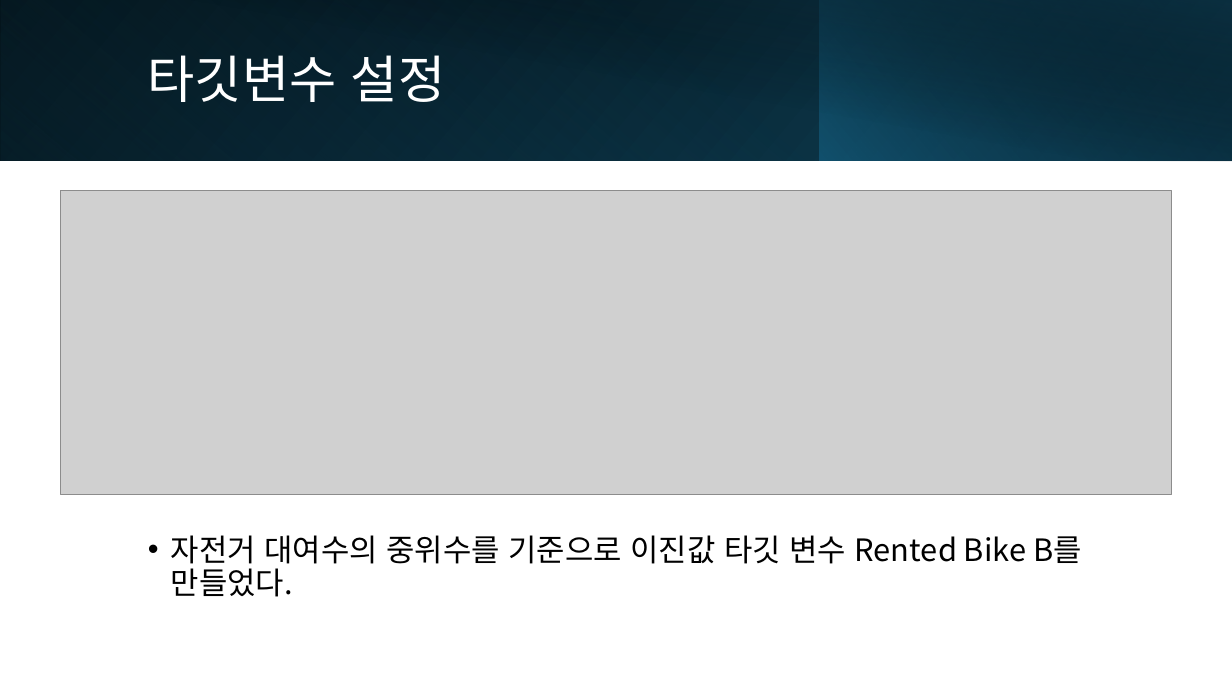
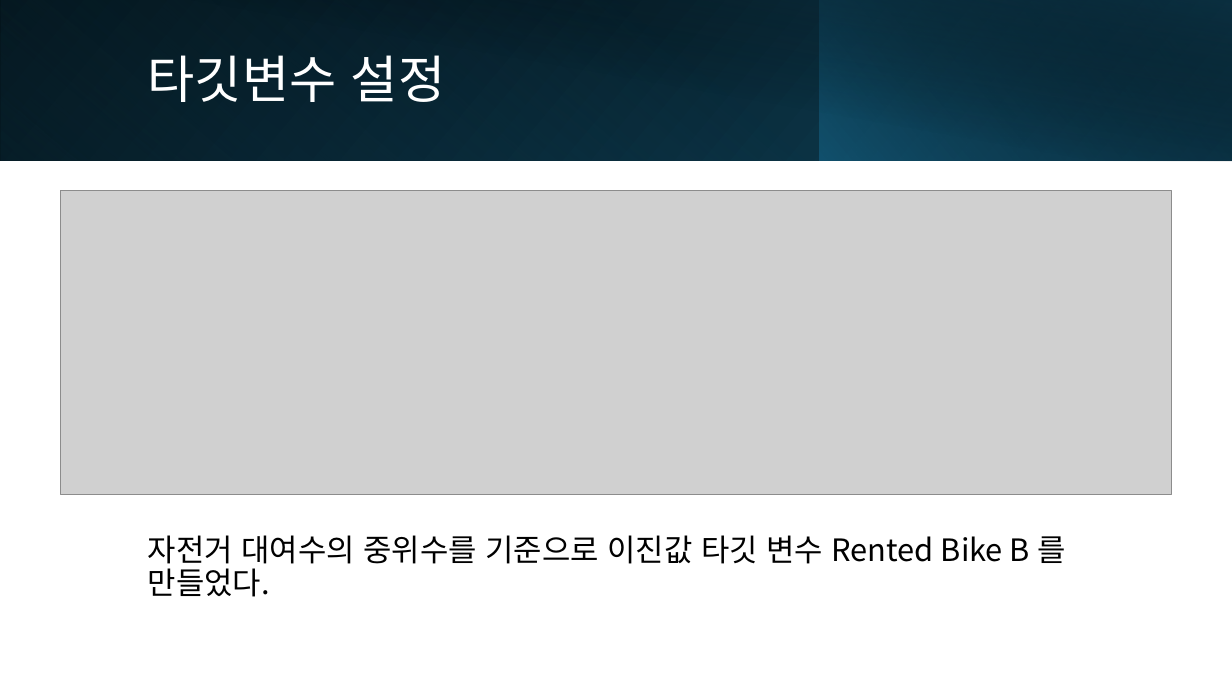
Before and after one commit to shdhkim/BikeRentalAnalysis, a slide deck: slide 5 of 자전거 대여 분석 프로젝트.pptx. Drawn at 1232x693 pixels with LibreOffice and Linux fonts; fonts in the diff are those of the drawing; grey boxes stand for pictures. Boxes give left, top, right and bottom in pixels: in the first picture for what was removed or moved away, otherwise in the second. Text is boxed around its words. In the diff, an @@ line names an element or a change of style, - is before the commit and + after.

```diff
--- a/자전거 대여 분석 프로젝트.pptx
+++ b/자전거 대여 분석 프로젝트.pptx
@@ text at bbox=[148, 535, 1065, 597]: text changed @@
-• 자전거 대여수의 중위수를 기준으로 이진값 타깃 변수 Rented Bike B를 만들었다.
+자전거 대여수의 중위수를 기준으로 이진값 타깃 변수 Rented Bike B 를 만들었다.
```
Also in this commit, not shown: 6 other slides changed.
